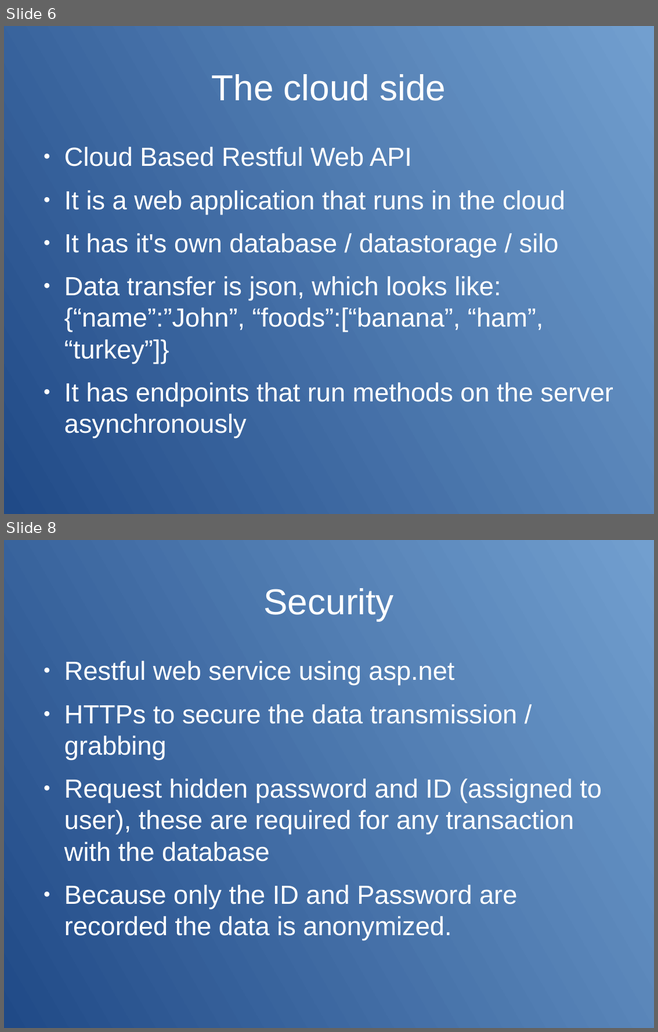
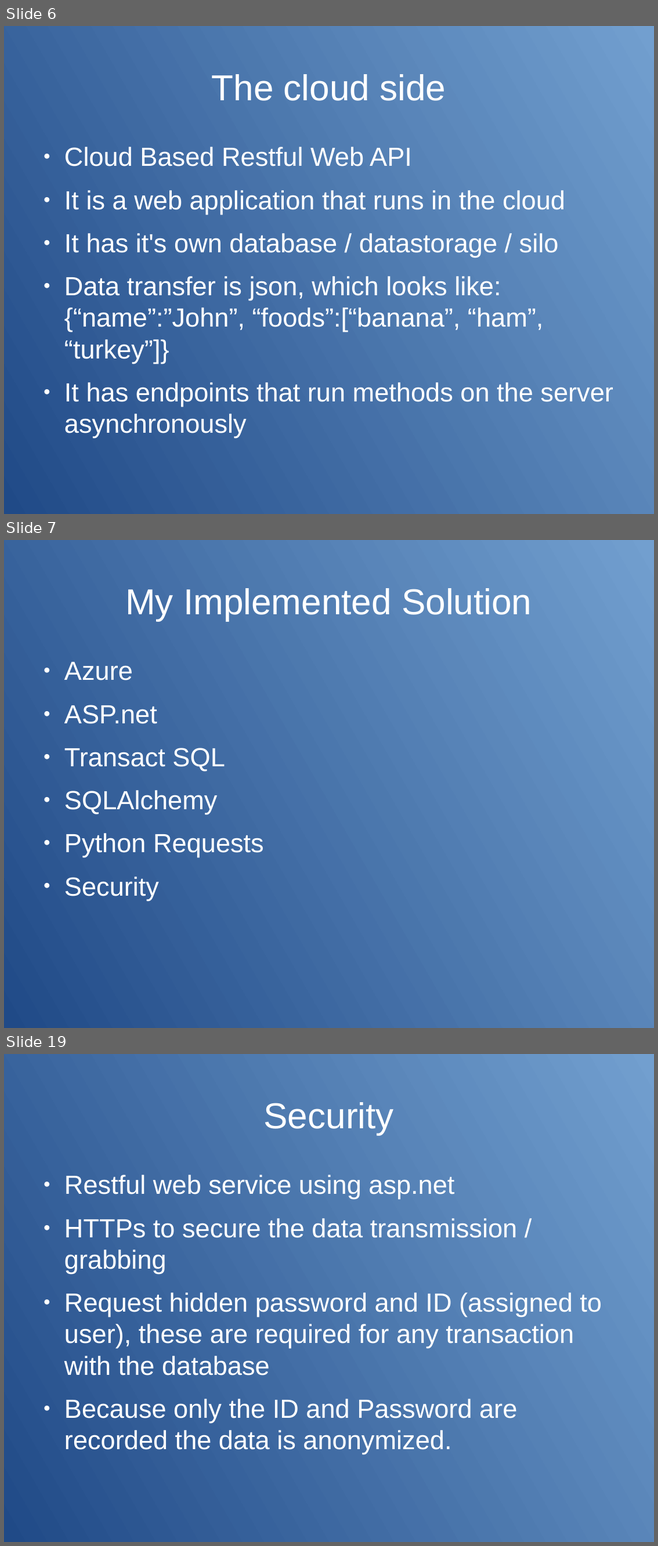
Before and after one commit to james-ehlmann/latech-iot-proof-of-concept, a slide deck: proof-of-concept/documentation/presentation_for_iot.odp. Shown one above the other, each under a label of ours: slides 6 and 8 before the commit, slides 6, 7 and 19 after it; the slides between them are not shown. The pictures are 658x1032 and 658x1546 pixels, drawn with LibreOffice and Linux fonts; fonts in the diff are those of the drawing. Boxes give left, top, right and bottom in pixels: in the first picture for what was removed or moved away, otherwise in the second. Text is boxed around its words. In the diff, an @@ line names an element or a change of style, - is before the commit and + after.

```diff
--- a/proof-of-concept/documentation/presentation_for_iot.odp
+++ b/proof-of-concept/documentation/presentation_for_iot.odp
@@ slide 7 added at bbox=[4, 540, 654, 1028], background gradient #729FCF to #204A87 @@
@@ title added at bbox=[125, 588, 531, 621], 44 pt, text #FFFFFF @@
+My Implemented Solution
@@ text added at bbox=[64, 662, 264, 900], 32 pt, text #FFFFFF @@
+● Azure
+● ASP.net
+● Transact SQL
+● SQLAlchemy
+● Python Requests
+● Security
@@ what was slide 8 is now slide 19 @@
```
Also in this commit, not shown: 1 slide changed, 13 other slides added, 1 slide removed, 2 other files.
